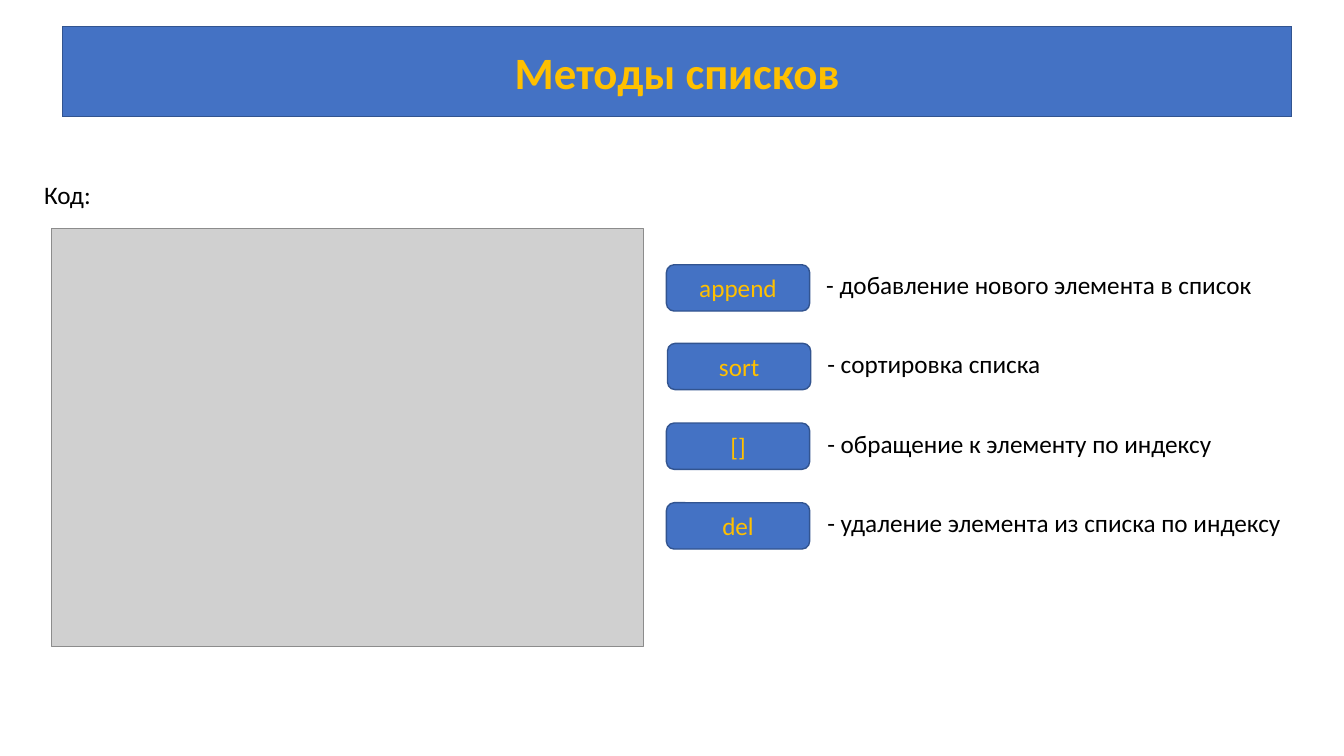
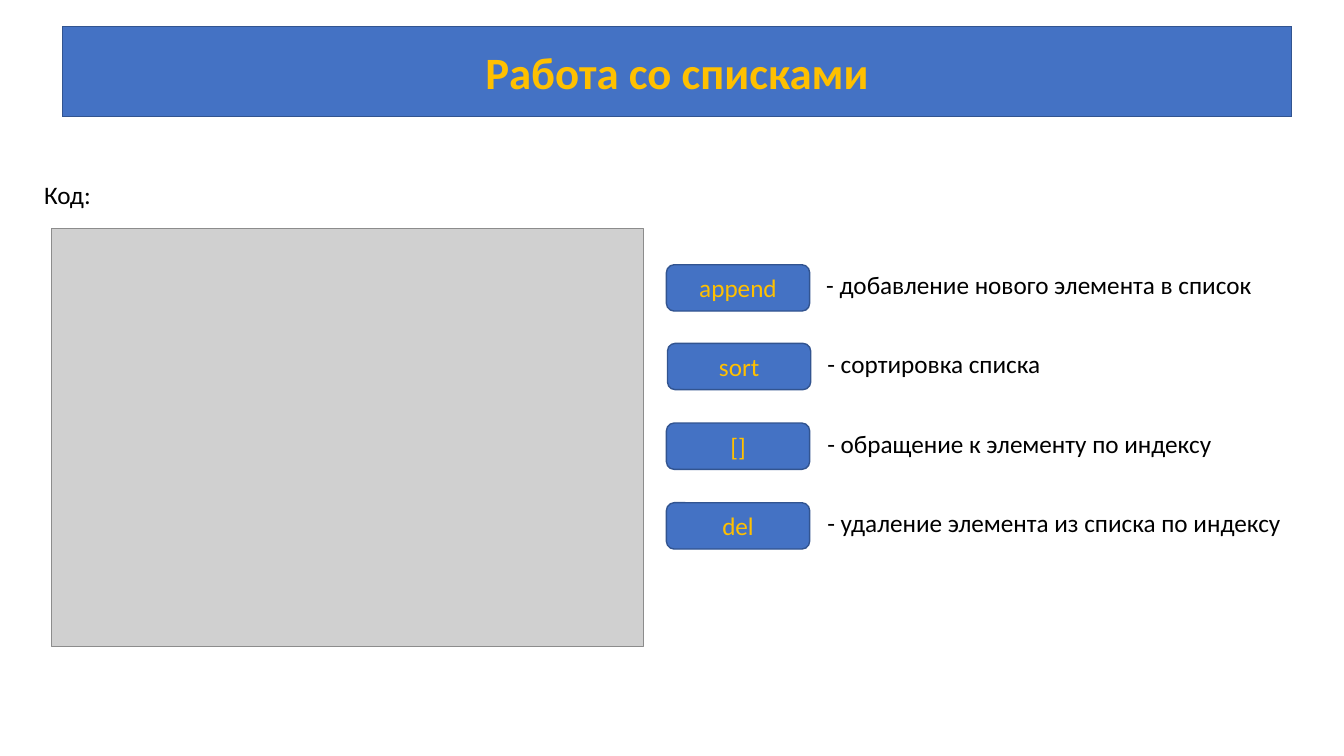
Before and after one commit to azamat7087/python-lessons, a slide deck: slide 5 of lesson 6/Lesson_6.pptx. Drawn at 1344x756 pixels with LibreOffice and Linux fonts; fonts in the diff are those of the drawing; grey boxes stand for pictures. Boxes give left, top, right and bottom in pixels: in the first picture for what was removed or moved away, otherwise in the second. Text is boxed around its words. In the diff, an @@ line names an element or a change of style, - is before the commit and + after.

```diff
--- a/lesson 6/Lesson_6.pptx
+++ b/lesson 6/Lesson_6.pptx
@@ text in rectangle at box(485, 58, 869, 90): text changed @@
-Методы списков
+Работа со списками
```
Also in this commit, not shown: 5 slides added, 1 slide removed.
